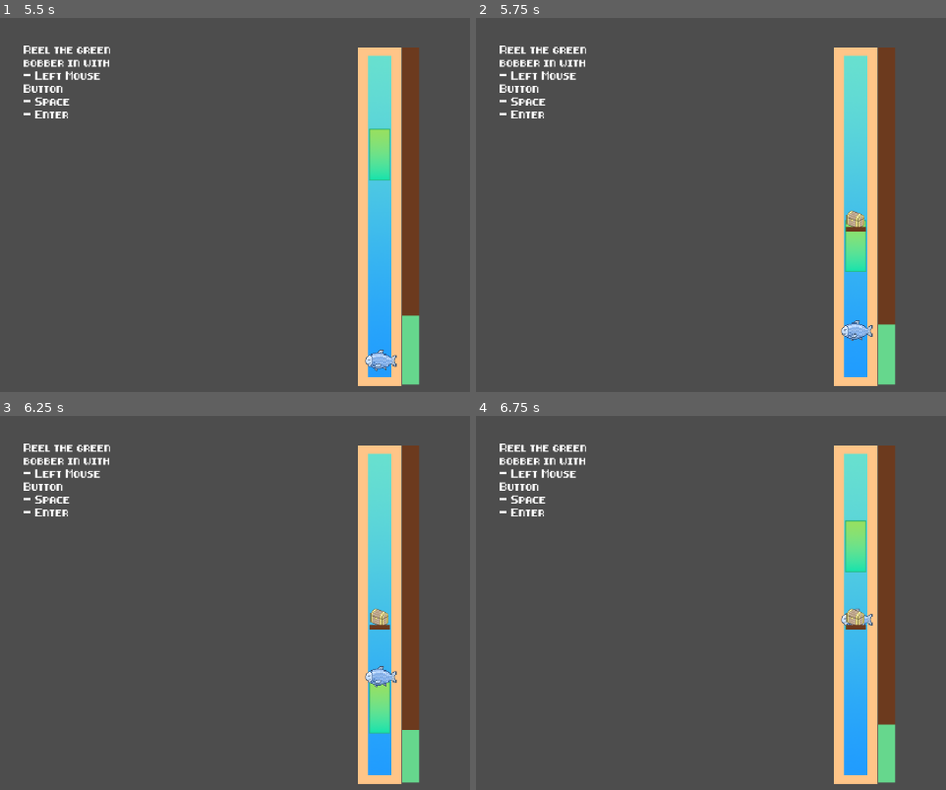
Above: before the commit, frames 1-4 (two rows, left to right).
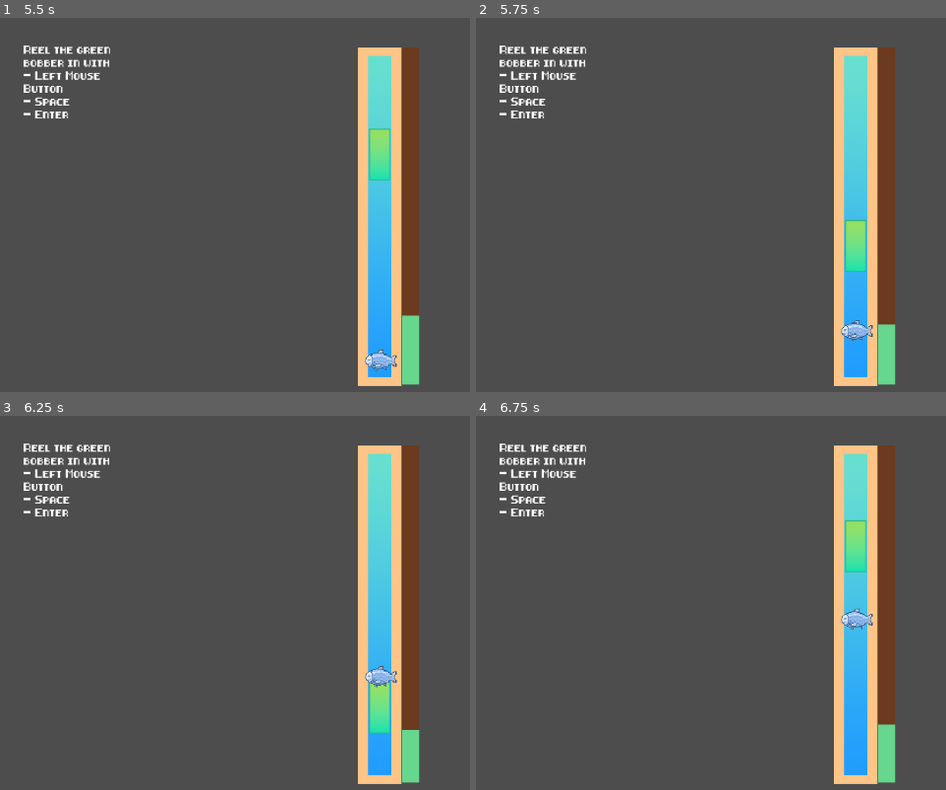
Above: after the commit, the same moments.

Repository: Anjellyrika/fishdew
Game: Godot game, scene res://src/main_scene.tscn
The game is run twice, just before and just after one commit, with the same random seed, the same clock (stepped at 60 frames per second) and the same inputs.
Inputs (mouse positions are in pixels of both pictures, inside the frame that each line leads up to):
- Up to frame 1 (5.5 s): click "Start Fishing!" at 0.5 s; tap Enter at 1.25, 1.35, 2.85, 4.35 s; move the mouse to (outside the picture) at 1.27 s; hold Space (up) 1.28-2.78 s; click (outside the picture) at 1.42 s; move the mouse to (216, 246) at 2.02 s; tap F at 2.1, 3.6, 5.1 s; move the mouse to (451, 126) at 2.77 s; move the mouse to (333, 309) at 3.52 s; hold Space (up) 3.53-5.03 s; click (333, 309) at 3.67 s; move the mouse to (outside the picture) at 4.27 s; move the mouse to (136, 156) at 5.02 s; tap Space (up) at 5.27 s
- Up to frame 2 (5.75 s): no input
- Up to frame 3 (6.25 s): move the mouse to (413, 621) at 5.77 s; hold Space (up) from 5.78 s (still down); tap Enter at 5.85 s; click (413, 621) at 5.92 s
- Up to frame 4 (6.75 s): move the mouse to (729, 509) at 6.52 s; release Space (up) at 6.53 s; tap F at 6.6 s

Frame 1 is identical in both runs. In frame 2, 0.2% of the frame differs, in the area x 78-84%, y 51-58%; in frame 3, 0.2%; in frame 4, 0.2%.
Error after the commit: Invalid access to property or key 'x' on a base object of type 'Nil'. (res://src/fishing_lvl/chest_spawner.gd:38)

Commit message:
refactor: rename fishing level nodes to follow convention

Diff:
--- a/src/fishing_lvl/fishing_lvl.tscn
+++ b/src/fishing_lvl/fishing_lvl.tscn
@@ -42,23 +42,23 @@
 
 [node name="FishingRod" type="StaticBody2D" parent="."]
 
-[node name="rod" type="ColorRect" parent="FishingRod"]
+[node name="Rod" type="ColorRect" parent="FishingRod"]
 offset_left = 555.0
 offset_top = 68.0
 offset_right = 619.0
 offset_bottom = 564.0
 color = Color(1, 0.772549, 0.533333, 1)
 
-[node name="oceanbackground" type="Sprite2D" parent="FishingRod"]
+[node name="OceanBG" type="Sprite2D" parent="FishingRod"]
 position = Vector2(587, 315.5)
 scale = Vector2(1.0625, 0.97921)
 texture = ExtResource("3_s6jf6")
 
-[node name="top edge" type="CollisionShape2D" parent="FishingRod"]
+[node name="TopEdge" type="CollisionShape2D" parent="FishingRod"]
 position = Vector2(587, 74)
 shape = SubResource("RectangleShape2D_hi66l")
 
-[node name="bottom edge" type="CollisionShape2D" parent="FishingRod"]
+[node name="BottomEdge" type="CollisionShape2D" parent="FishingRod"]
 position = Vector2(587, 557)
 shape = SubResource("RectangleShape2D_hi66l")
 
Not shown: 1 places in src/fishing_lvl/fishing_lvl.tscn that only renumber resources
